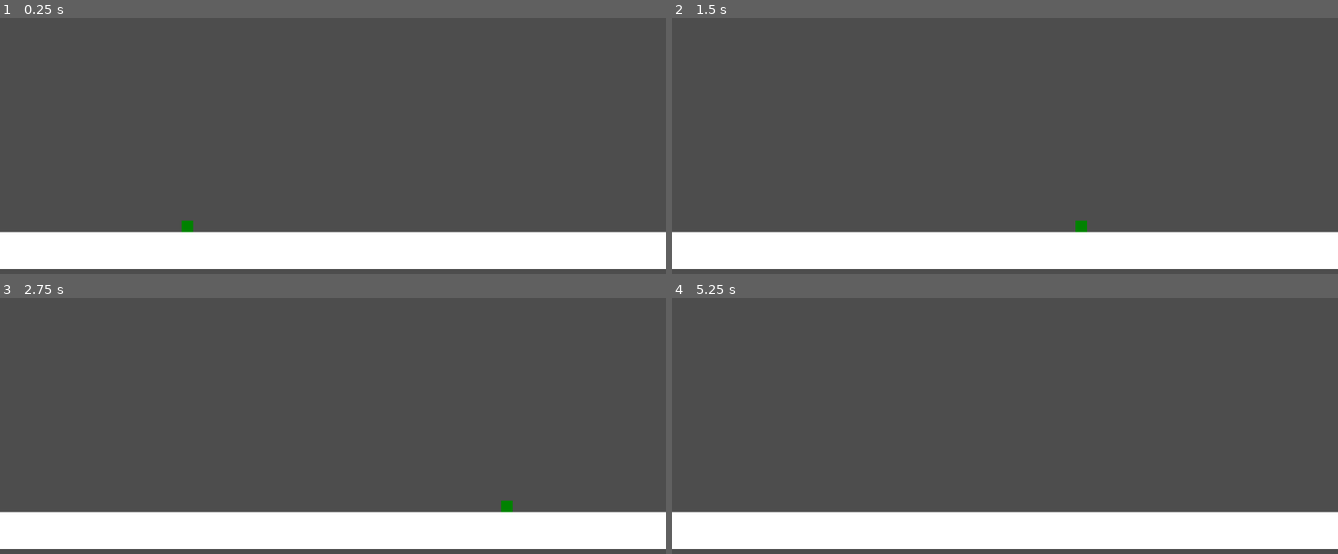
Above: before the commit, frames 1-4 (two rows, left to right).
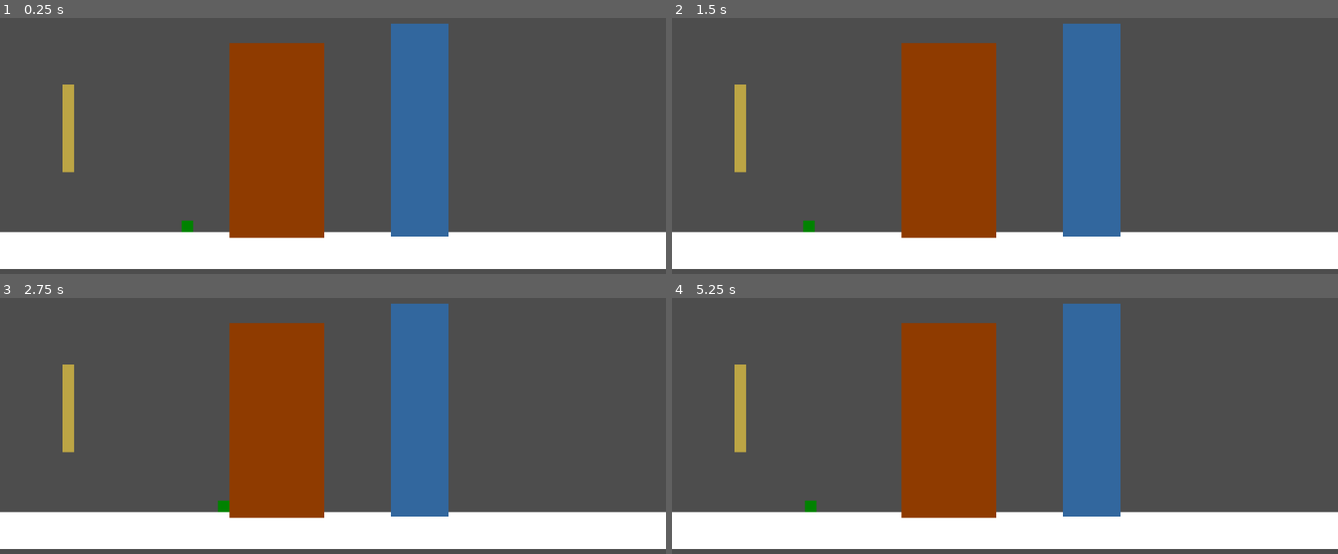
Above: after the commit, the same moments.

Repository: Ssssoar/Project-Olympus
Game: Godot game, scene res://scenes/test_scene.tscn
The game is run twice, just before and just after one commit, with the same random seed, the same clock (stepped at 60 frames per second) and the same inputs.
Inputs:
- Up to frame 1 (0.25 s): no input
- Up to frame 2 (1.5 s): tap Enter at 0.5 s; hold D (Right) from 0.53 s (still down); tap E (PickR) at 0.6 s; tap Space (Jump) at 0.77 s; tap Q (PickL) at 1.35 s
- Up to frame 3 (2.75 s): tap Space (Jump) at 1.52 s; tap E (PickR) at 1.55, 2.1 s; release D (Right) at 2.03 s; hold A (Left) from 2.03 s (still down)
- Up to frame 4 (5.25 s): release A (Left) at 2.78 s; hold D (Right) 2.78-4.28 s; tap E (PickR) at 2.85, 3.8, 4.35, 5.1 s; tap Space (Jump) at 3.02, 3.77, 4.52 s; tap Q (PickL) at 3.6 s; hold A (Left) 4.28-5.03 s; hold D (Right) from 5.03 s (still down)

The runs differ from the first frame. In frame 1, 19% of the frame differs, in the area x 9-68%, y 2-87%; in frame 2, 19%; in frame 3, 19%, in the area x 9-77%, y 2-87%; in frame 4, 19%.

Commit message:
house progreessssss im dying

Diff:
--- a/resources/movement_params/movement_params.gd
+++ b/resources/movement_params/movement_params.gd
@@ -1,4 +1,4 @@
-class_name movement_params extends Resource
+class_name MovementParams extends Resource
 ##the idea of making this a resource is to allow for easy hotswapping during gameplay
 ##say, for example, if we want the player to become heavier as a result of some mechanic
 
--- a/resources/movement_params/normal_movement.tres
+++ b/resources/movement_params/normal_movement.tres
@@ -16,4 +16,6 @@
 terminal_velocity = 50000.0
 impulse_velocity = 1300.0
 impulse_time = 0.1
+bounce_force = 600.0
+bounce_elevation = 950.0
 metadata/_custom_type_script = "uid://dls0m205nrnpc"
--- /dev/null
+++ b/scenes/bounce_ground.tscn
@@ -0,0 +1,23 @@
+[gd_scene load_steps=5 format=3 uid="uid://civ8lbqtyfv5j"]
+
+[ext_resource type="Script" uid="uid://bj0uw00wspinf" path="res://scripts/ground/ground.gd" id="1_fhxv5"]
+
+[sub_resource type="Gradient" id="Gradient_7ylpw"]
+colors = PackedColorArray(0.19676903, 0.40404713, 0.62090945, 1, 0.19607843, 0.40392157, 0.61960787, 1)
+
+[sub_resource type="GradientTexture2D" id="GradientTexture2D_pybca"]
+gradient = SubResource("Gradient_7ylpw")
+width = 20
+height = 20
+
+[sub_resource type="RectangleShape2D" id="RectangleShape2D_mi8v4"]
+
+[node name="BounceGround" type="StaticBody2D"]
+script = ExtResource("1_fhxv5")
+type = 2
+
+[node name="Sprite" type="Sprite2D" parent="."]
+texture = SubResource("GradientTexture2D_pybca")
+
+[node name="Shape" type="CollisionShape2D" parent="."]
+shape = SubResource("RectangleShape2D_mi8v4")
--- a/scenes/cling_ground.tscn
+++ b/scenes/cling_ground.tscn
@@ -1,12 +1,12 @@
-[gd_scene load_steps=5 format=3 uid="uid://civ8lbqtyfv5j"]
+[gd_scene load_steps=5 format=3 uid="uid://c0quxs2hblhaa"]
 
 [ext_resource type="Script" uid="uid://bj0uw00wspinf" path="res://scripts/ground/ground.gd" id="1_fhxv5"]
 
-[sub_resource type="Gradient" id="Gradient_7ylpw"]
-colors = PackedColorArray(0.5764706, 0.31764707, 0.11764706, 1, 0.5764706, 0.31764707, 0.11764706, 1)
+[sub_resource type="Gradient" id="Gradient_fhxv5"]
+colors = PackedColorArray(0.56078434, 0.23137255, 0, 1, 0.56078434, 0.23137255, 0, 1)
 
-[sub_resource type="GradientTexture2D" id="GradientTexture2D_pybca"]
-gradient = SubResource("Gradient_7ylpw")
+[sub_resource type="GradientTexture2D" id="GradientTexture2D_2q12f"]
+gradient = SubResource("Gradient_fhxv5")
 width = 20
 height = 20
 
--- a/scenes/player.tscn
+++ b/scenes/player.tscn
@@ -7,6 +7,7 @@
 [ext_resource type="Script" uid="uid://bbj3ctwmn2kbm" path="res://scripts/player/movement_handlers/pick_move.gd" id="4_dqkch"]
 [ext_resource type="Script" uid="uid://dn8383bawnrav" path="res://scripts/player/player_movement_state_machine.gd" id="5_fjrip"]
 [ext_resource type="Script" uid="uid://cuecb78rx87k5" path="res://scripts/player/pick_reaction.gd" id="6_tuyoq"]
+[ext_resource type="Script" uid="uid://cvtrxrc6vl5bt" path="res://scripts/player/movement_handlers/cling_movement.gd" id="8_smehm"]
 
 [sub_resource type="RectangleShape2D" id="RectangleShape2D_h3xc6"]
 
@@ -21,12 +22,14 @@
 [sub_resource type="RectangleShape2D" id="RectangleShape2D_qlg0r"]
 size = Vector2(4, 26)
 
-[node name="Player" type="CharacterBody2D" node_paths=PackedStringArray("input_handler", "movement_handler", "pick_handler", "movement_state_machine")]
+[node name="Player" type="CharacterBody2D" node_paths=PackedStringArray("input_handler", "movement_handler", "pick_handler", "movement_state_machine", "pick_reaction_handler", "cling_handler")]
 script = ExtResource("1_qhqgy")
 input_handler = NodePath("PlayerInputProcessor")
 movement_handler = NodePath("PlayerMovementStateMachine/WalkMovement")
 pick_handler = NodePath("PlayerMovementStateMachine/DashMovement")
 movement_state_machine = NodePath("PlayerMovementStateMachine")
+pick_reaction_handler = NodePath("PickReactionHandler")
+cling_handler = NodePath("PlayerMovementStateMachine/ClingMovement")
 default_params = ExtResource("2_qhqgy")
 
 [node name="PlayerShape" type="CollisionShape2D" parent="."]
@@ -43,19 +46,22 @@
 script = ExtResource("6_tuyoq")
 
 [node name="PickAreaL" type="Area2D" parent="."]
+monitoring = false
 
-[node name="CollisionShape2D" type="CollisionShape2D" parent="PickAreaL"]
+[node name="Shape" type="CollisionShape2D" parent="PickAreaL"]
 position = Vector2(-12, 0)
 shape = SubResource("RectangleShape2D_qlg0r")
 
 [node name="PickAreaR" type="Area2D" parent="."]
+monitoring = false
 
-[node name="CollisionShape2D" type="CollisionShape2D" parent="PickAreaR"]
+[node name="Shape" type="CollisionShape2D" parent="PickAreaR"]
 position = Vector2(12, 0)
 shape = SubResource("RectangleShape2D_qlg0r")
 
 [node name="PlayerMovementStateMachine" type="Node" parent="."]
 script = ExtResource("5_fjrip")
+chatty = true
 metadata/_custom_type_script = "uid://dn8383bawnrav"
 
 [node name="WalkMovement" type="Node" parent="PlayerMovementStateMachine" node_paths=PackedStringArray("impulse_cooldown_timer")]
@@ -77,9 +83,17 @@
 [node name="ImpulseTimer" type="Timer" parent="PlayerMovementStateMachine/DashMovement"]
 one_shot = true
 
+[node name="ClingMovement" type="Node" parent="PlayerMovementStateMachine"]
+script = ExtResource("8_smehm")
+player_state = 2
+
+[connection signal="bounced" from="PickReactionHandler" to="PlayerMovementStateMachine/WalkMovement" method="_on_pick_reaction_handler_bounced"]
 [connection signal="body_entered" from="PickAreaL" to="PickReactionHandler" method="_on_pick_area_l_body_entered"]
 [connection signal="body_entered" from="PickAreaR" to="PickReactionHandler" method="_on_pick_area_r_body_entered"]
 [connection signal="player_movement_state_changed" from="PlayerMovementStateMachine" to="PlayerMovementStateMachine/WalkMovement" method="_on_player_movement_state_machine_player_movement_state_changed"]
 [connection signal="player_movement_state_changed" from="PlayerMovementStateMachine" to="PlayerMovementStateMachine/DashMovement" method="_on_player_movement_state_machine_player_movement_state_changed"]
+[connection signal="player_movement_state_changed" from="PlayerMovementStateMachine" to="PlayerMovementStateMachine/ClingMovement" method="_on_player_movement_state_machine_player_movement_state_changed"]
 [connection signal="timeout" from="PlayerMovementStateMachine/WalkMovement/DashCooldownTimer" to="PlayerMovementStateMachine/WalkMovement" method="_on_dash_cooldown_timer_timeout"]
 [connection signal="timeout" from="PlayerMovementStateMachine/DashMovement/ImpulseTimer" to="PlayerMovementStateMachine/DashMovement" method="_on_impulse_timer_timeout"]
+[connection signal="dropped" from="PlayerMovementStateMachine/ClingMovement" to="PlayerMovementStateMachine/WalkMovement" method="_on_cling_movement_dropped"]
+[connection signal="jumped" from="PlayerMovementStateMachine/ClingMovement" to="PlayerMovementStateMachine/WalkMovement" method="_on_cling_movement_jumped"]
--- /dev/null
+++ b/scenes/shatter_ground.tscn
@@ -0,0 +1,30 @@
+[gd_scene load_steps=6 format=3 uid="uid://c1jqshqrv3248"]
+
+[ext_resource type="Script" uid="uid://bj0uw00wspinf" path="res://scripts/ground/ground.gd" id="1_w4tpd"]
+[ext_resource type="Script" uid="uid://b0cj8ew3eojji" path="res://scripts/ground/break_effect.gd" id="2_wfv37"]
+
+[sub_resource type="Gradient" id="Gradient_wfv37"]
+colors = PackedColorArray(0.7372549, 0.64705884, 0.27058825, 1, 0.7372549, 0.64705884, 0.27058825, 1)
+
+[sub_resource type="GradientTexture2D" id="GradientTexture2D_m3o5t"]
+gradient = SubResource("Gradient_wfv37")
+width = 20
+height = 20
+
+[sub_resource type="RectangleShape2D" id="RectangleShape2D_mi8v4"]
+
+[node name="ShatterGround" type="StaticBody2D"]
+script = ExtResource("1_w4tpd")
+type = 1
+
+[node name="Sprite" type="Sprite2D" parent="."]
+texture = SubResource("GradientTexture2D_m3o5t")
+
+[node name="Shape" type="CollisionShape2D" parent="."]
+shape = SubResource("RectangleShape2D_mi8v4")
+
+[node name="BreakEffect" type="Node" parent="." node_paths=PackedStringArray("base_node")]
+script = ExtResource("2_wfv37")
+base_node = NodePath("..")
+
+[connection signal="struck" from="." to="BreakEffect" method="_on_bounce_ground_struck"]
--- a/scenes/test_scene.tscn
+++ b/scenes/test_scene.tscn
@@ -1,6 +1,9 @@
-[gd_scene load_steps=5 format=3 uid="uid://dajn15ecvmknd"]
+[gd_scene load_steps=8 format=3 uid="uid://dajn15ecvmknd"]
 
 [ext_resource type="PackedScene" uid="uid://bqrekrucoblsp" path="res://scenes/player.tscn" id="1_g7g4h"]
+[ext_resource type="PackedScene" uid="uid://civ8lbqtyfv5j" path="res://scenes/bounce_ground.tscn" id="2_j8ivh"]
+[ext_resource type="PackedScene" uid="uid://c1jqshqrv3248" path="res://scenes/shatter_ground.tscn" id="3_nd71p"]
+[ext_resource type="PackedScene" uid="uid://c0quxs2hblhaa" path="res://scenes/cling_ground.tscn" id="4_7ddre"]
 
 [sub_resource type="RectangleShape2D" id="RectangleShape2D_3qnke"]
 size = Vector2(64, 64)
@@ -25,3 +28,15 @@
 
 [node name="Player" parent="." instance=ExtResource("1_g7g4h")]
 position = Vector2(324, 319)
+
+[node name="BounceGround" parent="." instance=ExtResource("2_j8ivh")]
+position = Vector2(726, 391.00003)
+scale = Vector2(-5.0138507, 18.494284)
+
+[node name="ShatterGround" parent="." instance=ExtResource("3_nd71p")]
+position = Vector2(118, 388)
+scale = Vector2(1, 7.5599995)
+
+[node name="ClingGround" parent="." instance=ExtResource("4_7ddre")]
+position = Vector2(479, 409)
+scale = Vector2(8.159999, 16.92)
--- /dev/null
+++ b/scripts/ground/break_effect.gd
@@ -0,0 +1,6 @@
+class_name BreakEffect extends Node
+@export var base_node: Node
+
+
+func _on_bounce_ground_struck() -> void:
+	base_node.queue_free()
--- /dev/null
+++ b/scripts/player/movement_handlers/cling_movement.gd
@@ -0,0 +1,16 @@
+class_name ClingMovement extends MovementHandler
+
+var input_handler: PlayerInputProcessor
+var movement_state_machine: PlayerMovementStateMachine
+
+signal jumped()
+signal dropped()
+
+func _process(_delta: float) -> void:
+	if disabled: return
+	if input_handler.jump_input == Enums.Button_State.PRESSED:
+		movement_state_machine.try_change_player_movement_state(Enums.Player_Movement_State.NORMAL)
+		jumped.emit()
+	elif input_handler.down_input == Enums.Button_State.PRESSED:
+		movement_state_machine.try_change_player_movement_state(Enums.Player_Movement_State.NORMAL)
+		dropped.emit()
--- a/scripts/player/movement_handlers/movement_handler.gd
+++ b/scripts/player/movement_handlers/movement_handler.gd
@@ -3,9 +3,10 @@
 @export var player_state: Enums.Player_Movement_State
 @export var chatty: bool
 
-var disabled:
-	set(value):
-		disabled = value
+var disabled: bool
+
+func _ready() -> void:
+	disabled = true
 
 func _on_player_movement_state_machine_player_movement_state_changed(state_changed_to: int, _state_changed_from: int) -> void:
 	if (state_changed_to as Enums.Player_Movement_State) == player_state:
--- a/scripts/player/movement_handlers/pick_move.gd
+++ b/scripts/player/movement_handlers/pick_move.gd
@@ -10,9 +10,8 @@
 @export var pick_area_l: Area2D
 @export var pick_area_r: Area2D
 
-var current_params: movement_params
+var current_params: MovementParams
 var current_direction: Enums.Facing
-var on_cooldown: bool
 var locked: bool
 
 func _ready() -> void:
@@ -39,8 +38,7 @@
 		return Enums.Facing.NONE
 
 func begin_impulse(direction: Enums.Facing):
-	movement_handler.kill_momentum()
-	on_cooldown = true
+	if disabled: return
 	current_params = movement_handler.current_active_params
 	current_direction = direction
 	impulse_timer.start(current_params.impulse_time)
@@ -54,8 +52,8 @@
 		pick_area_r.monitoring = true
 
 func disable_areas():
-	pick_area_l.monitoring = false
-	pick_area_r.monitoring = false
+	pick_area_l.set_deferred("monitoring", false)
+	pick_area_r.set_deferred("monitoring", false)
 
 func apply_impulse():
 	var mult: int
@@ -67,15 +65,21 @@
 	player.velocity.x = mult * current_params.impulse_velocity
 	player.move_and_slide()
 
-func end_inpulse(): ##to end the impulse prematurely in case a wall is struck.
+func end_impulse(): ##to end the impulse prematurely in case a wall is struck.
 	current_direction = Enums.Facing.NONE
 	current_params = null
 	disable_areas()
+	impulse_timer.stop()
+	locked = false
 
 func _on_impulse_timer_timeout() -> void:
 	current_direction = Enums.Facing.NONE
 	current_params = null
 	disable_areas()
 	movement_state_machine.try_change_player_movement_state(Enums.Player_Movement_State.NORMAL)
-	print("hapepnr")
 	locked = false
+
+func _on_player_movement_state_machine_player_movement_state_changed(state_changed_to: int, _state_changed_from: int) -> void:
+	super(state_changed_to, _state_changed_from)
+	if state_changed_to != Enums.Player_Movement_State.DASHING:
+		end_impulse()
--- a/scripts/player/movement_handlers/player_movement.gd
+++ b/scripts/player/movement_handlers/player_movement.gd
@@ -3,7 +3,8 @@
 ##the below given by player node
 var body: CharacterBody2D
 var input_handler: PlayerInputProcessor
-var default_params: Resource:
+var movement_state_machine: PlayerMovementStateMachine
+var default_params: MovementParams:
 	set(value):
 		default_params = value
 		set_default_params()
@@ -16,9 +17,7 @@
 @export var jump_buffer_frames: int #how many physics process a mid-air jump input should be remembered to trigger an immediate jump when ground is reached
 @export var dash_cooldown_time: float
 
-var movement_state_machine: PlayerMovementStateMachine
-
-var current_active_params: Resource #the currently active list of numbers that will be used for physics and movement
+var current_active_params: MovementParams #the currently active list of numbers that will be used for physics and movement
 var current_horizontal_speed: float #direction and magnitude of the current horizontal movement
 var current_vertical_speed: float #same as above
 var fast_falling: bool #whether the current jump has already began fast fall
@@ -26,6 +25,7 @@
 var jump_buffer: int #how many frames left of holding a jump input in memory
 var just_stomped: bool
 var on_dash_cooldown: bool
+var fast_fall_disabled: bool
 
 func _ready() -> void:
 	set_default_params()
@@ -89,6 +89,7 @@
 
 func calculate_vertical_velocity(jump_state : Enums.Button_State) -> float:
 	if body.is_on_floor():
+		fast_fall_disabled = false
 		if input_handler.down_input == Enums.Button_State.PRESSED:
 			body.position.y += 1
 		if (jump_state != Enums.Button_State.PRESSED) && (jump_buffer == 0): ##if on the floor, the only input that matters is that a jump BEGAN
@@ -103,6 +104,8 @@
 		return move_toward(current_vertical_speed, current_active_params.terminal_velocity, accel)
 
 func get_vertical_accel(jump_state: Enums.Button_State) -> float:
+	if fast_fall_disabled:
+		return current_active_params.gravity
 	##uncomment these two lines if you want fast falling to only be applied on upwards velocity
 	##if current_vertical_speed >= 0.0:
 	##	return current_active_params.gravity
@@ -135,6 +138,31 @@
 	if state_changed_to == Enums.Player_Movement_State.DASHING:
 		on_dash_cooldown = true
 		impulse_cooldown_timer.start(dash_cooldown_time)
+	if state_changed_to == Enums.Player_Movement_State.NORMAL:
+		kill_momentum()
+		fast_fall_disabled = true
+		print("should be first")
 
 func _on_dash_cooldown_timer_timeout() -> void:
 	on_dash_cooldown = false
+
+func _on_pick_reaction_handler_bounced(direction: Enums.Facing) -> void:
+	kill_momentum()
+	body.velocity.x = current_active_params.bounce_force
+	if direction == Enums.Facing.LEFT:
+		body.velocity.x *= -1
+	current_horizontal_speed = body.velocity.x
+	body.velocity.y = current_active_params.bounce_elevation
+	current_vertical_speed = -body.velocity.y
+	fast_fall_disabled = true
+
+func _on_cling_movement_jumped() -> void:
+	print("should be second")
+	body.velocity.y = -current_active_params.jump_force
+	current_vertical_speed = -current_active_params.jump_force
+	fast_fall_disabled = false
+	fast_falling = false
+
+func _on_cling_movement_dropped() -> void:
+	fast_fall_disabled = true #feels redundant but I gotta be sure
+	fast_falling = false
--- a/scripts/player/pick_reaction.gd
+++ b/scripts/player/pick_reaction.gd
@@ -1,13 +1,26 @@
 class_name PickReactor extends Node
 
+var movement_state_machine: PlayerMovementStateMachine
+
+signal bounced(direction: Enums.Facing)
+signal shattered()
+signal clung()
 
 func _on_pick_area_l_body_entered(body: Node2D) -> void:
-	on_pick_area_entered(body)
-
+	on_pick_area_entered(body, Enums.Facing.RIGHT)
 
 func _on_pick_area_r_body_entered(body: Node2D) -> void:
-	on_pick_area_entered(body)
+	on_pick_area_entered(body, Enums.Facing.LEFT)
 
-func on_pick_area_entered(body: Node2D) -> void:
+func on_pick_area_entered(body: Node2D, facing: Enums.Facing) -> void:
 	if body is Ground:
+		body = body as Ground
 		body.strike()
+		if body.type == Enums.Ground_Type.BOUNCE:
+			movement_state_machine.try_change_player_movement_state(Enums.Player_Movement_State.NORMAL)
+			bounced.emit(facing)
+		if body.type == Enums.Ground_Type.BREAK:
+			shattered.emit()
+		if body.type == Enums.Ground_Type.CLING:
+			movement_state_machine.try_change_player_movement_state(Enums.Player_Movement_State.CLINGING)
+			clung.emit()
--- a/scripts/player/player.gd
+++ b/scripts/player/player.gd
@@ -4,12 +4,16 @@
 @export var movement_handler: WalkMovement
 @export var pick_handler: DashMovement
 @export var movement_state_machine: PlayerMovementStateMachine
+@export var pick_reaction_handler: PickReactor
+@export var cling_handler: ClingMovement
 
-@export var default_params: movement_params
+@export var default_params: MovementParams
 
 func _ready() -> void:
 	initialize_movement_handler()
 	initialize_pick_move_handler()
+	initialize_pick_reaction_handler()
+	initialize_cling_move_handler()
 
 func initialize_movement_handler():
 	movement_handler.body = self
@@ -22,3 +26,10 @@
 	pick_handler.movement_handler = movement_handler
 	pick_handler.input_handler = input_handler
 	pick_handler.movement_state_machine = movement_state_machine
+
+func initialize_pick_reaction_handler():
+	pick_reaction_handler.movement_state_machine = movement_state_machine
+
+func initialize_cling_move_handler():
+	cling_handler.movement_state_machine = movement_state_machine
+	cling_handler.input_handler = input_handler
Not shown: 1 places in scenes/cling_ground.tscn that only renumber resources
Not shown: 1 places in scenes/player.tscn that only renumber resources
Not shown, added: scripts/ground/break_effect.gd.uid
Not shown, added: scripts/player/movement_handlers/cling_movement.gd.uid
